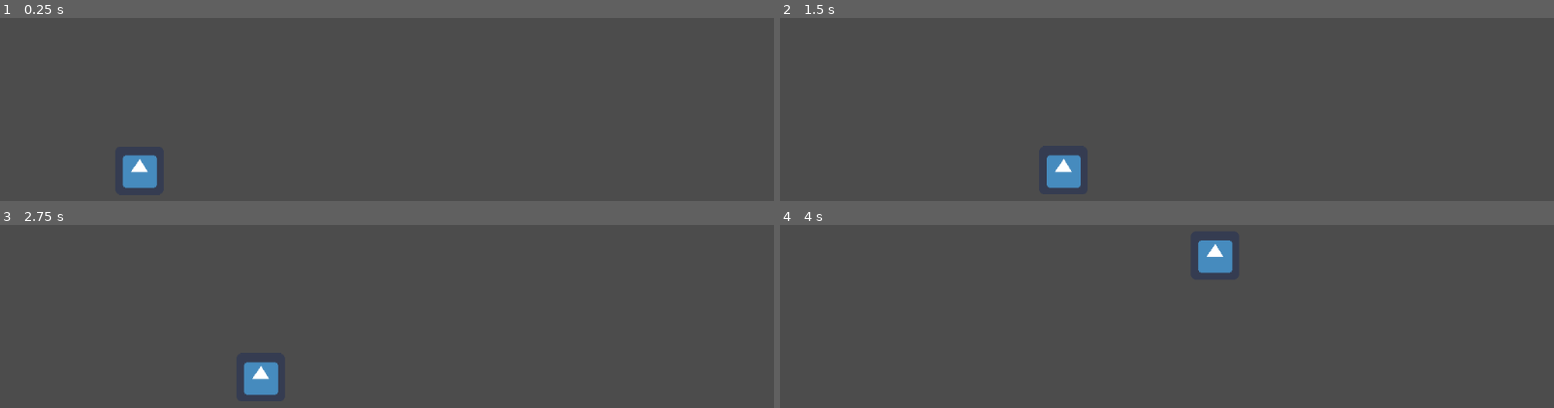
Above: before the commit, frames 1-4 (two rows, left to right).
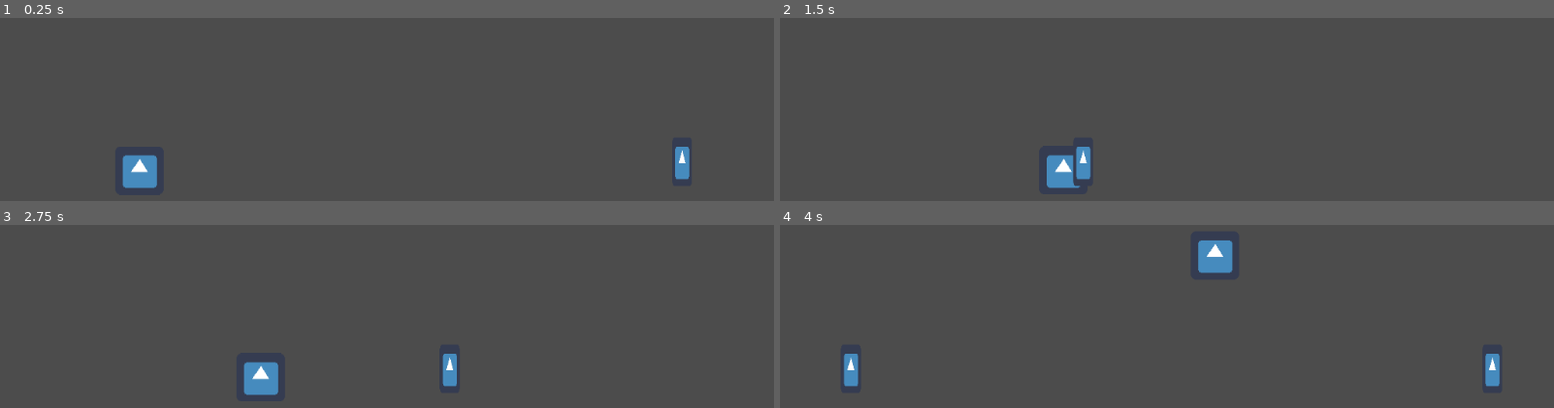
Above: after the commit, the same moments.

Repository: ThiwakonPB/Dino-Game
Game: Godot game, scene res://stage01.tscn
The game is run twice, just before and just after one commit, with the same random seed, the same clock (stepped at 60 frames per second) and the same inputs. The engine's default icon, where the game draws it, is replaced by a stand-in: a white triangle on a blue panel in a dark square.
Inputs:
- Up to frame 1 (0.25 s): no input
- Up to frame 2 (1.5 s): hold Right (ui_right) from 0.53 s (still down); tap Up (ui_up) at 0.77 s
- Up to frame 3 (2.75 s): tap Up (ui_up) at 1.52 s; release Right (ui_right) at 2.03 s; hold Left (ui_left) from 2.03 s (still down)
- Up to frame 4 (4 s): release Left (ui_left) at 2.78 s; hold Right (ui_right) from 2.78 s (still down); tap Up (ui_up) at 3.02, 3.77 s

The runs differ from the first frame. In frame 1, 0.3% of the frame differs, in the area x 87-90%, y 70-89%; in frame 2, 0.4%; in frame 3, 0.3%; in frame 4, 0.7%, in the area x 8-93%, y 70-89%.

Commit message:
Added spawner
Added the spawner along with the obj parent for use on cactuse and birds (all adjustable from inspector)

Diff:
--- /dev/null
+++ b/obj.tscn
@@ -0,0 +1,13 @@
+[gd_scene load_steps=3 format=2]
+
+[ext_resource path="res://script/obj.gd" type="Script" id=1]
+
+[sub_resource type="RectangleShape2D" id=1]
+
+[node name="obj" type="Area2D"]
+script = ExtResource( 1 )
+
+[node name="Sprite" type="Sprite" parent="."]
+
+[node name="CollisionShape2D" type="CollisionShape2D" parent="."]
+shape = SubResource( 1 )
--- /dev/null
+++ b/obj_cactuse.tscn
@@ -0,0 +1,18 @@
+[gd_scene load_steps=4 format=2]
+
+[ext_resource path="res://obj.tscn" type="PackedScene" id=1]
+[ext_resource path="res://icon.png" type="Texture" id=2]
+
+[sub_resource type="RectangleShape2D" id=1]
+extents = Vector2( 13.1112, 31.0178 )
+
+[node name="obj_cactuse" index="0" instance=ExtResource( 1 )]
+velocity = Vector2( -400, 0 )
+
+[node name="Sprite" parent="." index="0"]
+position = Vector2( 0.17028, 0 )
+scale = Vector2( 0.409338, 1 )
+texture = ExtResource( 2 )
+
+[node name="CollisionShape2D" parent="." index="1"]
+shape = SubResource( 1 )
--- /dev/null
+++ b/script/obj.gd
@@ -0,0 +1,16 @@
+extends Area2D
+
+export var velocity = Vector2()
+export var timer = 20
+func _ready():
+	#process callback
+	set_process(true)
+	pass
+
+func _process(delta):
+	translate(velocity * delta)
+	timer -= delta
+
+	#delete when off screen
+	if timer == 0 :
+		queue_free()
--- /dev/null
+++ b/script/spawner.gd
@@ -0,0 +1,25 @@
+extends Node
+
+#refrence
+const obj_cactuse = preload("res://obj_cactuse.tscn")
+#adjustable values
+export var pos = Vector2()
+export (float) var min_timer = 0
+export (float) var max_timer = 0
+
+func _ready():
+	_spawn()
+	pass
+
+func _spawn() :
+	while true :
+		#randomize the seed
+		randomize()
+		#int
+		var obj = obj_cactuse.instance()
+		#setting the position
+		obj.position = pos
+		#adds the obj to this node
+		get_node("container").add_child(obj)
+		#timer for the loop
+		yield(get_tree().create_timer(rand_range(min_timer,max_timer)), "timeout")
--- /dev/null
+++ b/spawner.tscn
@@ -0,0 +1,8 @@
+[gd_scene load_steps=2 format=2]
+
+[ext_resource path="res://script/spawner.gd" type="Script" id=1]
+
+[node name="spawner" type="Node"]
+script = ExtResource( 1 )
+
+[node name="container" type="Node" parent="."]
--- a/stage01.tscn
+++ b/stage01.tscn
@@ -1,6 +1,7 @@
-[gd_scene load_steps=3 format=2]
+[gd_scene load_steps=4 format=2]
 
 [ext_resource path="res://Dino.tscn" type="PackedScene" id=1]
+[ext_resource path="res://spawner.tscn" type="PackedScene" id=2]
 
 [sub_resource type="RectangleShape2D" id=1]
 extents = Vector2( 466, 10 )
@@ -18,3 +19,8 @@
 
 [node name="Dino" parent="." instance=ExtResource( 1 )]
 position = Vector2( 184, 533.218 )
+
+[node name="spawner" parent="." instance=ExtResource( 2 )]
+pos = Vector2( 1000, 525 )
+min_timer = 0.5
+max_timer = 2.5
